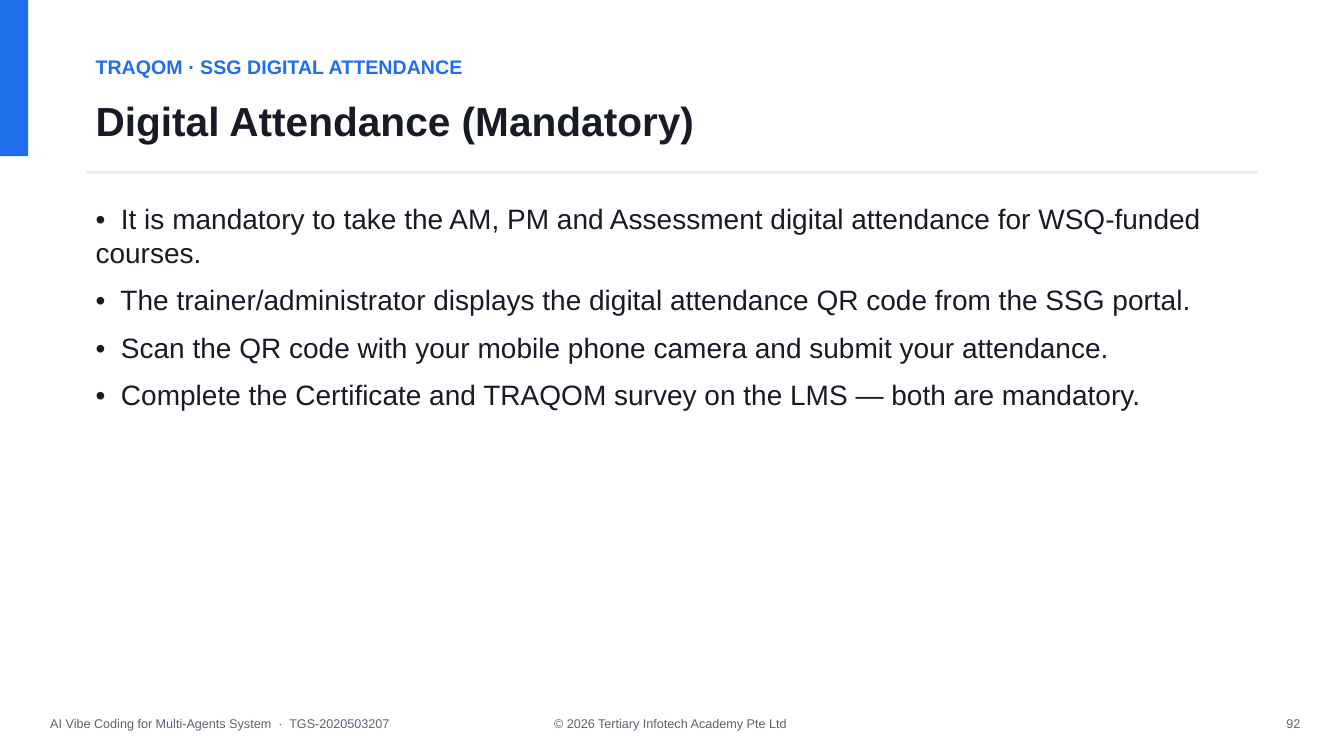
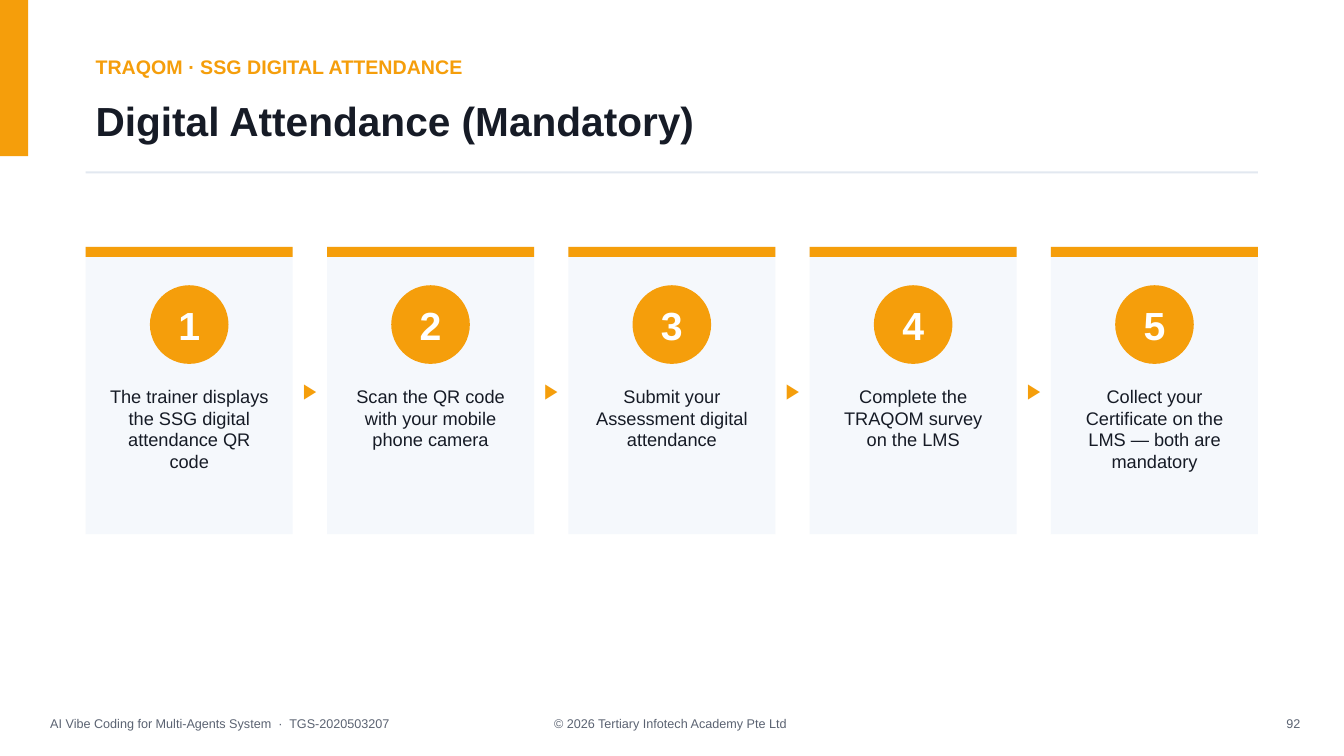
Before and after one commit to alfredang/TGS-2020503207-Vibe-Coding-for-AI-Machine-Learning-to-AI-Agents, a slide deck: slide 93 of courseware/AI Vibe Coding for Multi-Agents System-v1.0.pptx. Drawn at 1344x756 pixels with LibreOffice and Linux fonts; fonts in the diff are those of the drawing. Boxes give left, top, right and bottom in pixels: in the first picture for what was removed or moved away, otherwise in the second. Text is boxed around its words. In the diff, an @@ line names an element or a change of style, - is before the commit and + after.

```diff
--- a/courseware/AI Vibe Coding for Multi-Agents System-v1.0.pptx
+++ b/courseware/AI Vibe Coding for Multi-Agents System-v1.0.pptx
@@ rectangle at [0, 0, 28, 156]: fill #1F6FEB to #F59E0B @@
@@ text "TRAQOM · SSG DIGITAL ATTENDANCE" at [96, 60, 463, 78]: text colour #1F6FEB to #F59E0B @@
@@ text removed at [96, 208, 1200, 411] @@
-• It is mandatory to take the AM, PM and Assessment digital attendance for WSQ-funded courses.
-• The trainer/administrator displays the digital attendance QR code from the SSG portal.
-• Scan the QR code with your mobile phone camera and submit your attendance.
-• Complete the Certificate and TRAQOM survey on the LMS — both are mandatory.
@@ rectangle added at [86, 247, 292, 534], fill #F5F8FC @@
@@ rectangle added at [86, 247, 292, 257], fill #F59E0B @@
@@ rectangle added at [327, 247, 533, 534], fill #F5F8FC @@
@@ rectangle added at [327, 247, 533, 257], fill #F59E0B @@
@@ rectangle added at [569, 247, 775, 534], fill #F5F8FC @@
@@ rectangle added at [569, 247, 775, 257], fill #F59E0B @@
@@ rectangle added at [810, 247, 1016, 534], fill #F5F8FC @@
@@ rectangle added at [810, 247, 1016, 257], fill #F59E0B @@
@@ rectangle added at [1052, 247, 1258, 534], fill #F5F8FC @@
@@ rectangle added at [1052, 247, 1258, 257], fill #F59E0B @@
@@ ellipse added at [150, 285, 229, 364], fill #F59E0B @@
@@ ellipse added at [391, 285, 470, 364], fill #F59E0B @@
@@ ellipse added at [632, 285, 711, 364], fill #F59E0B @@
@@ ellipse added at [874, 285, 953, 364], fill #F59E0B @@
@@ ellipse added at [1115, 285, 1194, 364], fill #F59E0B @@
@@ text added at [178, 313, 200, 340], 28 pt, text #FFFFFF, bold @@
+1
@@ text added at [420, 312, 442, 340], 28 pt, text #FFFFFF, bold @@
+2
@@ text added at [661, 312, 683, 341], 28 pt, text #FFFFFF, bold @@
+3
@@ text added at [902, 313, 924, 340], 28 pt, text #FFFFFF, bold @@
+4
@@ text added at [1144, 313, 1166, 341], 28 pt, text #FFFFFF, bold @@
+5
@@ text added at [110, 389, 269, 468], 13 pt, text #161B26 @@
+The trainer displays the SSG digital attendance QR code
@@ text added at [288, 361, 331, 421], 15 pt, text #F59E0B, bold @@
+▶
@@ text added at [356, 389, 504, 450], 13 pt, text #161B26 @@
+Scan the QR code with your mobile phone camera
@@ text added at [530, 361, 573, 421], 15 pt, text #F59E0B, bold @@
+▶
@@ text added at [596, 389, 747, 446], 13 pt, text #161B26 @@
+Submit your Assessment digital attendance
@@ text added at [771, 361, 814, 421], 15 pt, text #F59E0B, bold @@
+▶
@@ text added at [844, 389, 982, 446], 13 pt, text #161B26 @@
+Complete the TRAQOM survey on the LMS
@@ text added at [1013, 361, 1056, 421], 15 pt, text #F59E0B, bold @@
+▶
@@ text added at [1086, 389, 1223, 472], 13 pt, text #161B26 @@
+Collect your Certificate on the LMS — both are mandatory
```
Also in this commit, not shown: 1 other slide changed, 11 other files.
